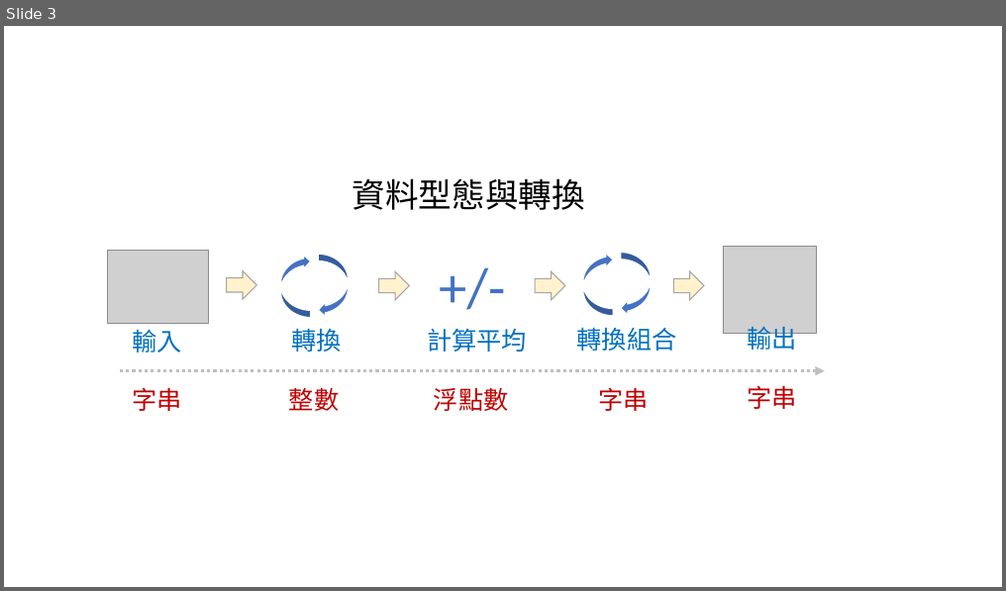
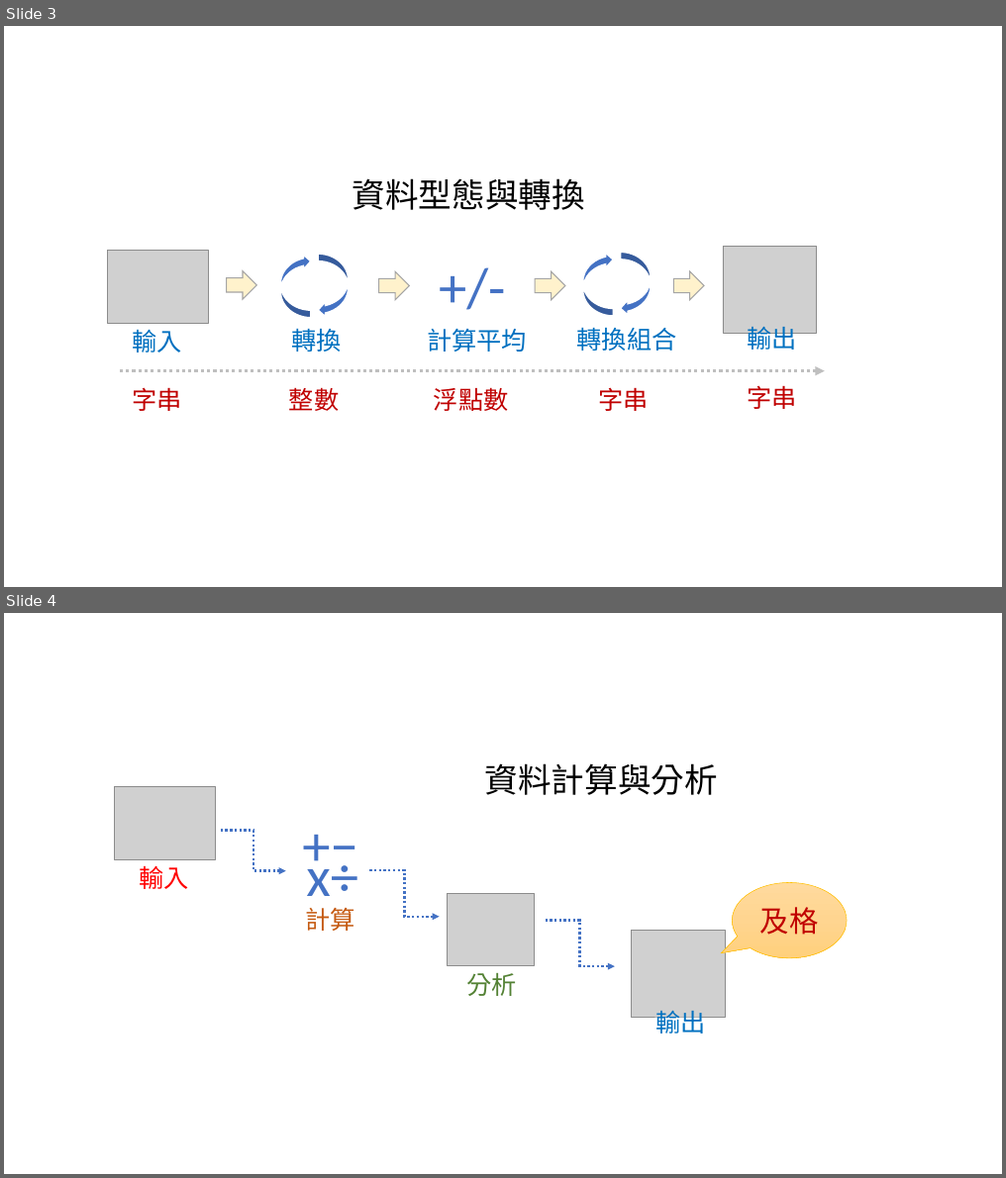
Before and after one commit to beardad1975/py4t, a slide deck: 課程資料/從Scratch到Python(9上翰林版)/說明.pptx. Shown one above the other, each under a label of ours: slide 3 before the commit, slides 3 and 4 after it. The pictures are 1006x591 and 1006x1178 pixels, drawn with LibreOffice and Linux fonts; fonts in the diff are those of the drawing; grey boxes stand for pictures. Boxes give left, top, right and bottom in pixels: in the first picture for what was removed or moved away, otherwise in the second. Text is boxed around its words. In the diff, an @@ line names an element or a change of style, - is before the commit and + after.

```diff
--- a/課程資料/從Scratch到Python(9上翰林版)/說明.pptx
+++ b/課程資料/從Scratch到Python(9上翰林版)/說明.pptx
@@ slide 4 added at (4, 613, 1002, 1174), background #FFFFFF @@
@@ picture added at (115, 786, 216, 860) @@
@@ text added at (485, 763, 718, 795), 32 pt, text #000000 @@
+資料計算與分析
@@ text added at (280, 806, 381, 881), 54 pt, text #4472C4 @@
++−
@@ elbow arrow added from (221, 830) to (286, 871), #4472C4 2.25 pt dashed @@
@@ text added at (306, 849, 358, 909), 54 pt, text #4472C4 @@
+x÷
@@ text added at (139, 865, 188, 889), 24 pt, text #FF0000 @@
+輸入
@@ elbow arrow added from (370, 870) to (440, 917), #4472C4 2.25 pt dashed @@
@@ text added at (305, 908, 354, 931), 24 pt, text #C55A11 @@
+計算
@@ picture added at (448, 894, 535, 965) @@
@@ speech bubble added at (733, 882, 846, 959), fill gradient #FFDB9E to #FFD590 to #FFD07C, outline #FFC000 0.5 pt, 28 pt, text #C00000 @@
+及格
@@ elbow arrow added from (546, 921) to (615, 966), #4472C4 2.25 pt dashed @@
@@ picture added at (632, 930, 725, 1017) @@
@@ text added at (467, 973, 517, 996), 24 pt, text #548235 @@
+分析
@@ text added at (655, 1011, 705, 1040), 24 pt, text #0070C0 @@
+輸出
```
Also in this commit, not shown: 41 other files.
